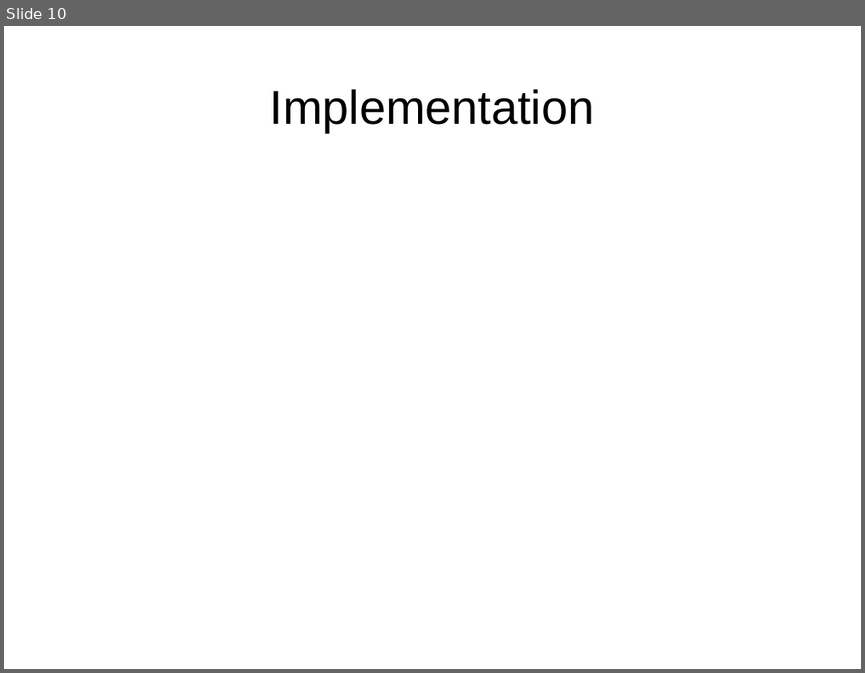
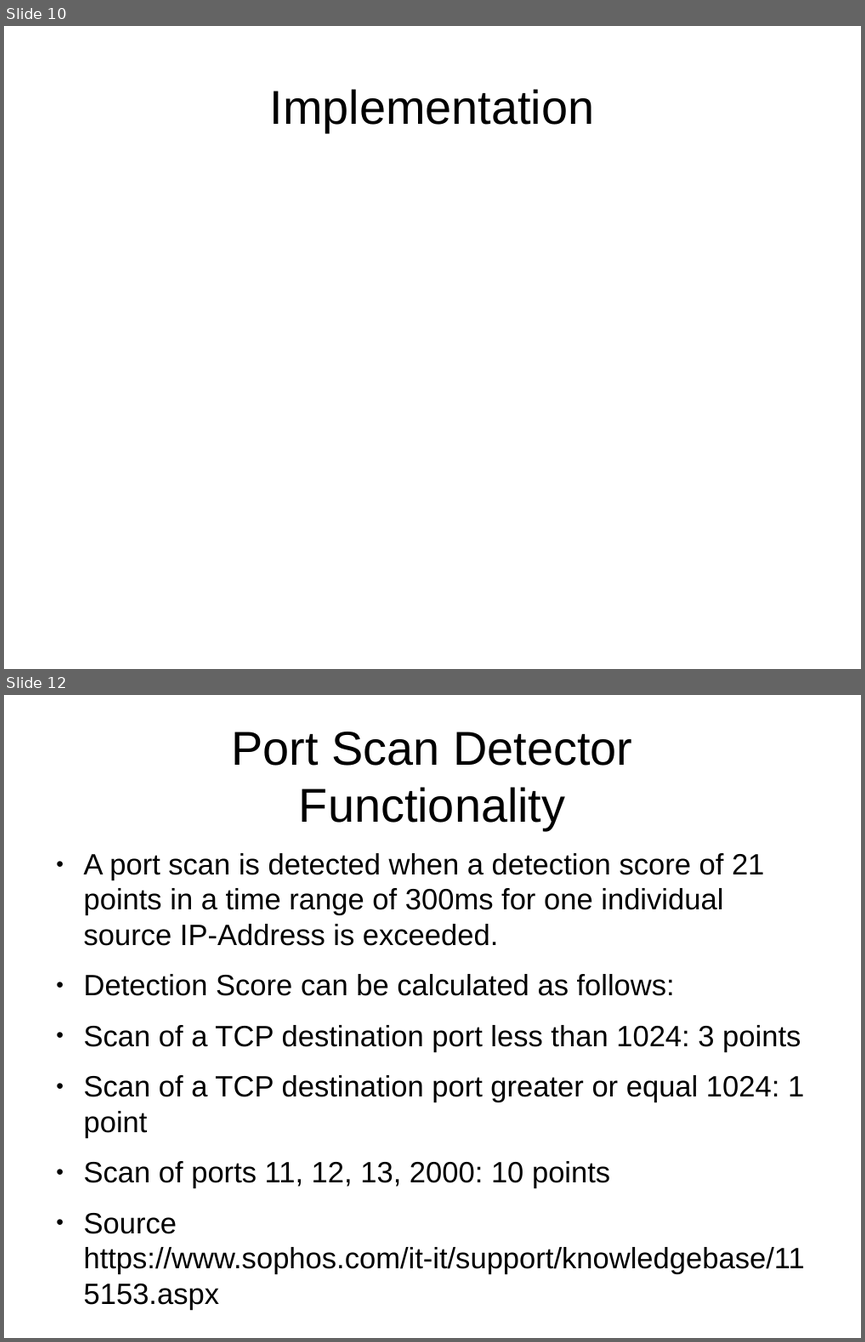
Before and after one commit to herrBez/PortScanner, a slide deck: slides/Untitled 1.odp. Shown one above the other, each under a label of ours: slide 10 before the commit, slides 10 and 12 after it; the slides between them are not shown. The pictures are 865x673 and 865x1342 pixels, drawn with LibreOffice and Linux fonts; fonts in the diff are those of the drawing. Boxes give left, top, right and bottom in pixels: in the first picture for what was removed or moved away, otherwise in the second. Text is boxed around its words. In the diff, an @@ line names an element or a change of style, - is before the commit and + after.

Commit message:
Added first draft of Port Scanner slide

```diff
--- a/slides/Untitled 1.odp
+++ b/slides/Untitled 1.odp
@@ slide 12 added at [4, 695, 861, 1338], background #FFFFFF @@
@@ title added at [232, 732, 632, 830], 44 pt, text #000000 @@
+Port Scan Detector
+Functionality
@@ text added at [84, 853, 805, 1310], 27.2 pt, text #000000 @@
+● A port scan is detected when a detection score of 21 points in a time range of 300ms for one individual source IP-Address is exceeded.
+● Detection Score can be calculated as follows:
+● Scan of a TCP destination port less than 1024: 3 points
+● Scan of a TCP destination port greater or equal 1024: 1 point
+● Scan of ports 11, 12, 13, 2000: 10 points
+● Source https://www.sophos.com/it-it/support/knowledgebase/115153.aspx
```
Also in this commit, not shown: 1 other slide added.
